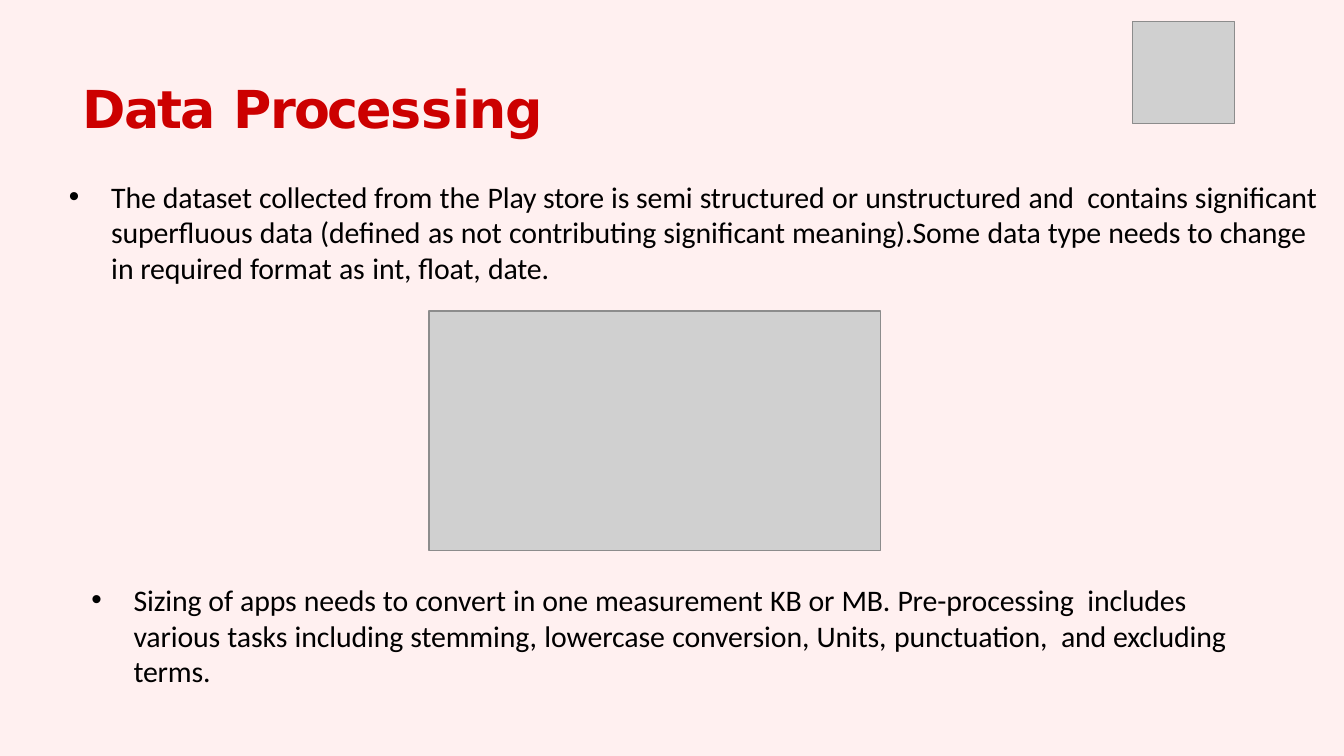
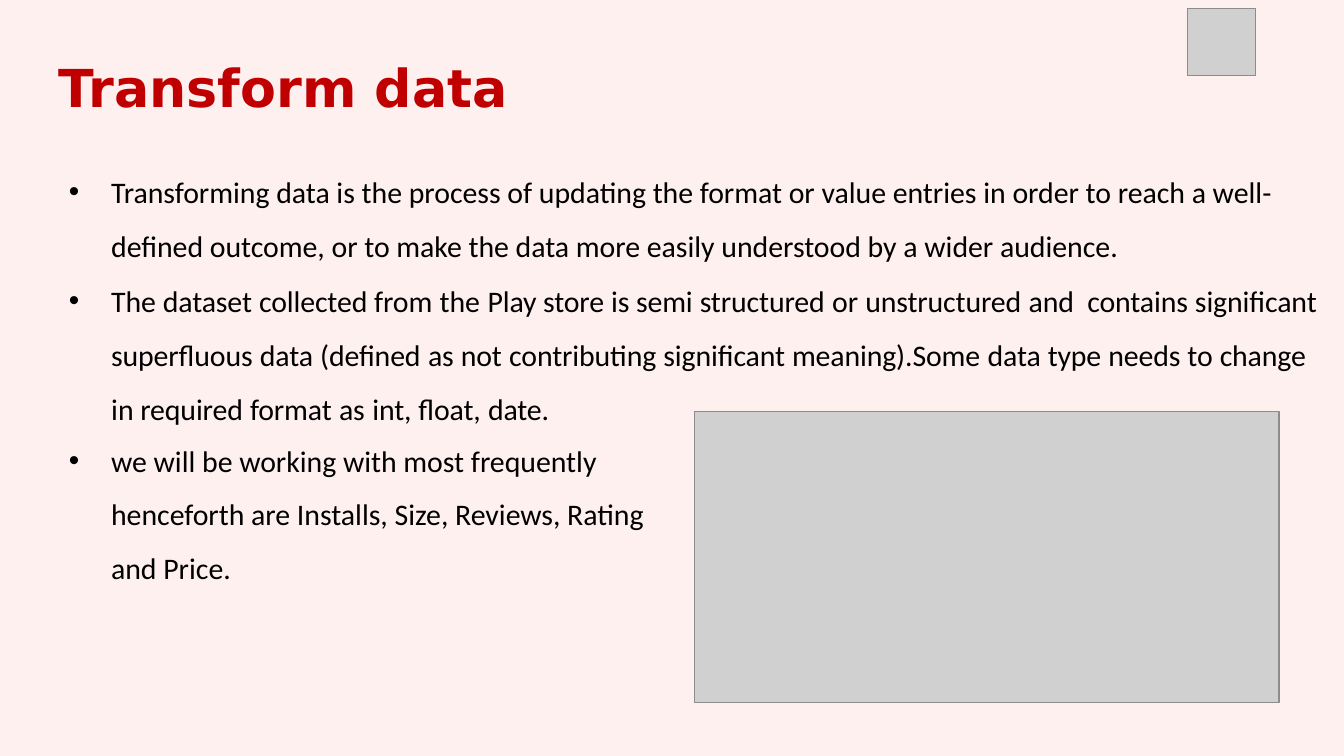
Before and after one commit to akriti0998/Play-store-data-analysis-, a slide deck: slide 10 of work of EDA Presentation.pptx (slide 11 before the commit). Drawn at 1344x756 pixels with LibreOffice and Linux fonts; fonts in the diff are those of the drawing; grey boxes stand for pictures; background and template pictures are left out. Boxes give left, top, right and bottom in pixels: in the first picture for what was removed or moved away, otherwise in the second. Text is boxed around its words. In the diff, an @@ line names an element or a change of style, - is before the commit and + after.

```diff
--- a/work of EDA Presentation.pptx
+++ b/work of EDA Presentation.pptx
@@ picture removed at (x1=1132, y1=22, x2=1234, y2=124) @@
@@ picture added at (x1=1187, y1=8, x2=1255, y2=75) @@
@@ title at (x1=59, y1=67, x2=508, y2=108): text changed; text colour #CC0000 to #C00000 @@
-Data Processing
+Transform data
@@ text at (x1=111, y1=182, x2=1272, y2=262): paragraph added @@
+• Transforming data is the process of updating the format or value entries in order to reach a well-defined outcome, or to make the data more easily understood by a wider audience.
@@ text at (x1=111, y1=291, x2=1317, y2=425): line spacing 1 to 1.5 @@
@@ picture removed at (x1=429, y1=310, x2=880, y2=550) @@
@@ picture added at (x1=695, y1=411, x2=1279, y2=703) @@
@@ text added at (x1=111, y1=451, x2=643, y2=580), 16 pt, text #000000 @@
+• we will be working with most frequently henceforth are Installs, Size, Reviews, Rating and Price.
@@ text removed at (x1=134, y1=590, x2=1226, y2=683) @@
-• Sizing of apps needs to convert in one measurement KB or MB. Pre-processing includes various tasks including stemming, lowercase conversion, Units, punctuation, and excluding terms.
```
Also in this commit, not shown: 11 other slides changed, 18 slides added, 1 slide removed.
